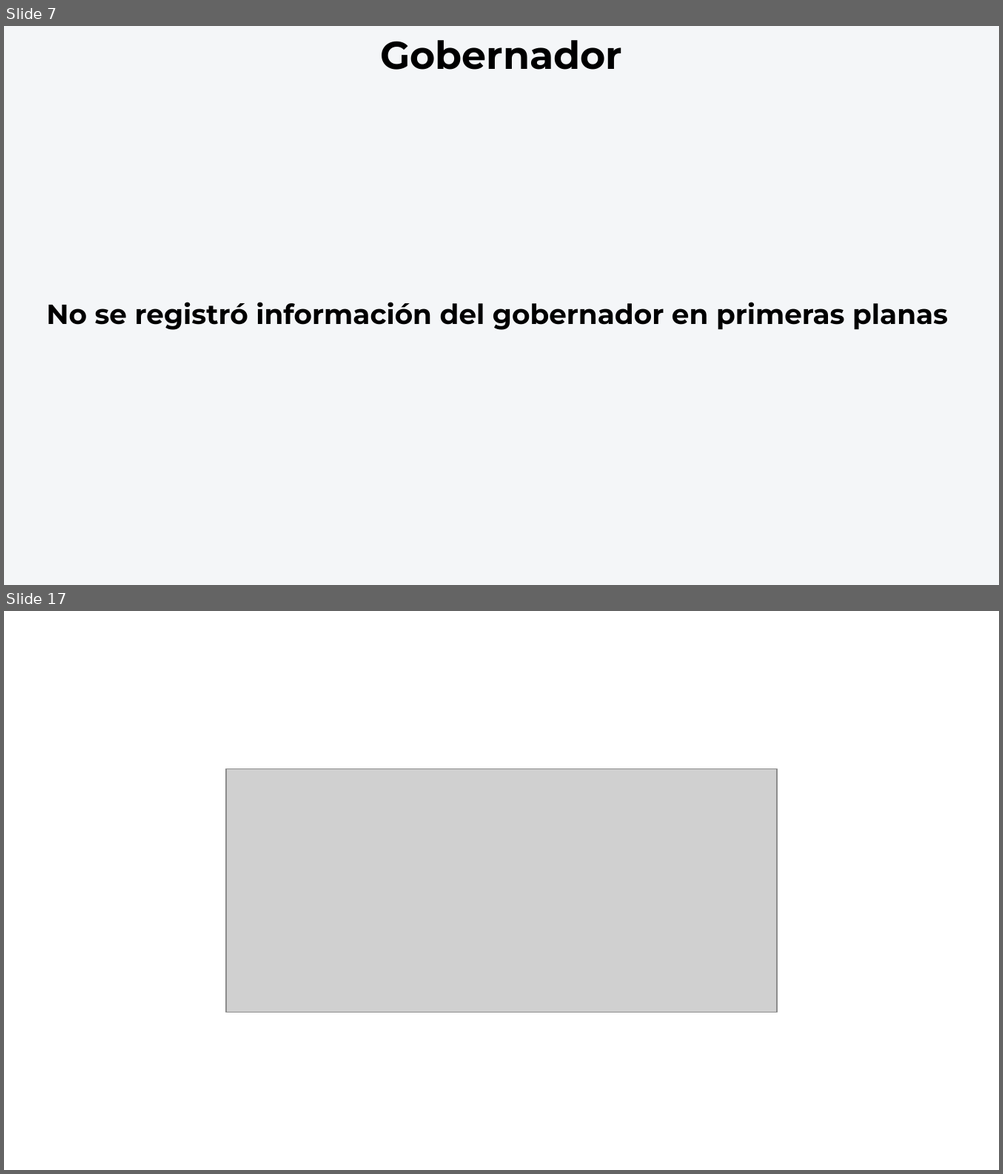
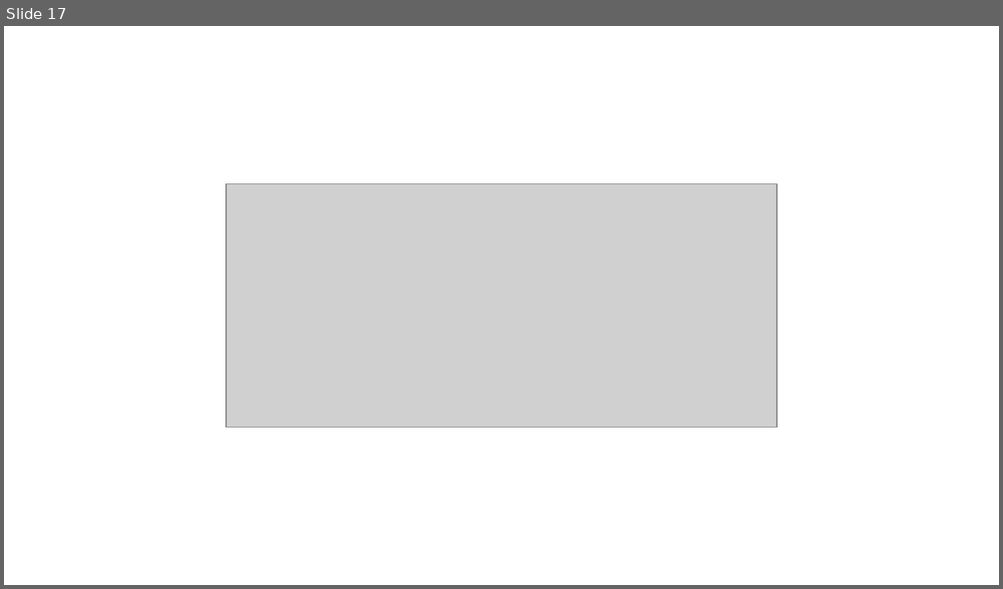
Before and after one commit to thelonious9/Reporteportadas, a slide deck: Reporte 061126.pptx. Shown one above the other, each under a label of ours: slides 7 and 17 before the commit, slide 17 after it; the slides between them are not shown. The pictures are 1003x1174 and 1003x589 pixels, drawn with LibreOffice and Linux fonts; fonts in the diff are those of the drawing; grey boxes stand for pictures; background and template pictures are left out. Boxes give left, top, right and bottom in pixels: in the first picture for what was removed or moved away, otherwise in the second. Text is boxed around its words. In the diff, an @@ line names an element or a change of style, - is before the commit and + after.

```diff
--- a/Reporte 061126.pptx
+++ b/Reporte 061126.pptx
@@ slide 7 removed at (4,26,999,585), background #F4F6F8 @@
@@ text removed at (380,40,622,70) @@
-Gobernador
@@ text removed at (46,302,948,330) @@
-No se registró información del gobernador en primeras planas
```
Also in this commit, not shown: 10 slides changed, 2 slides added, 1 other slide removed.
